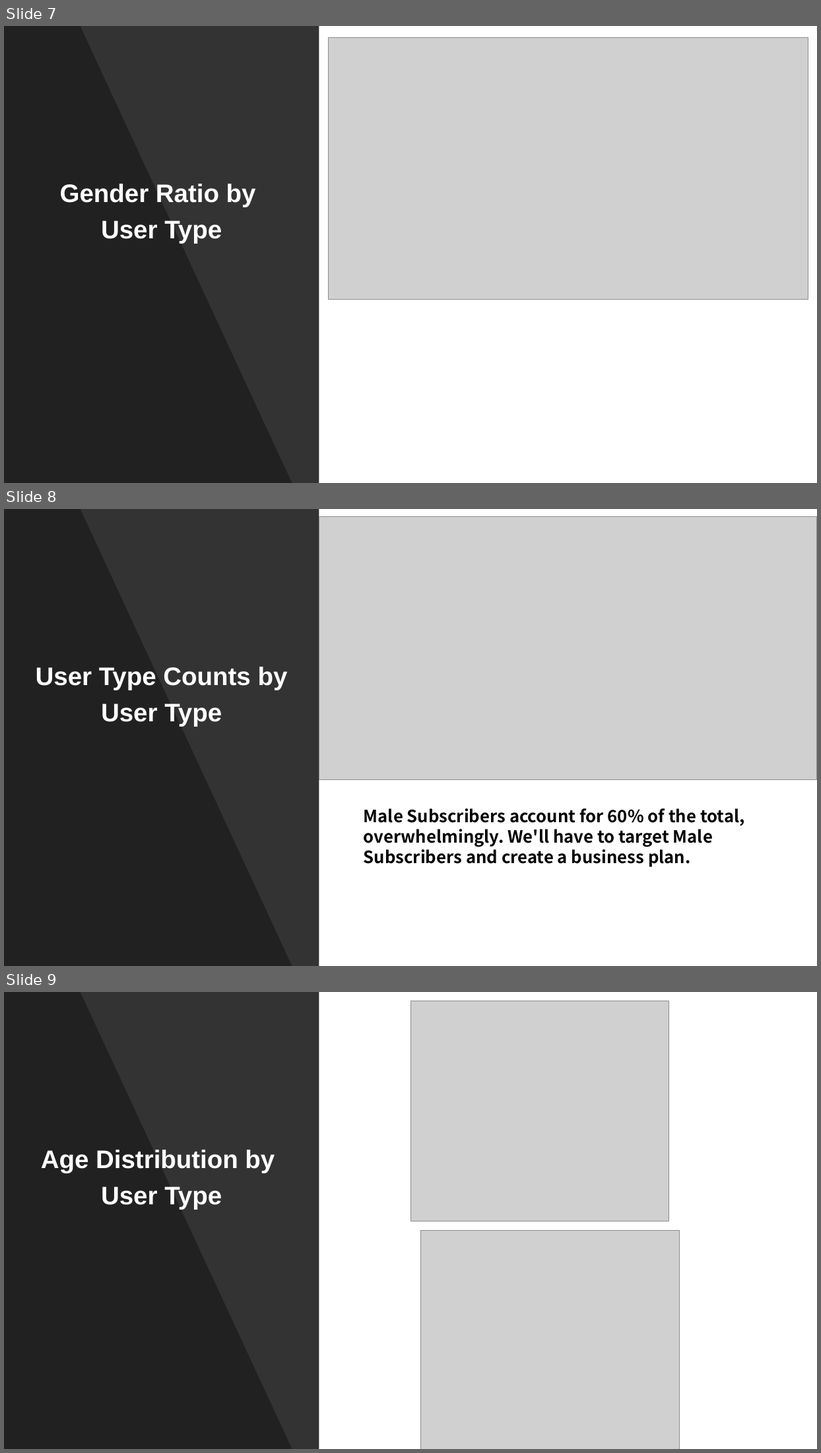
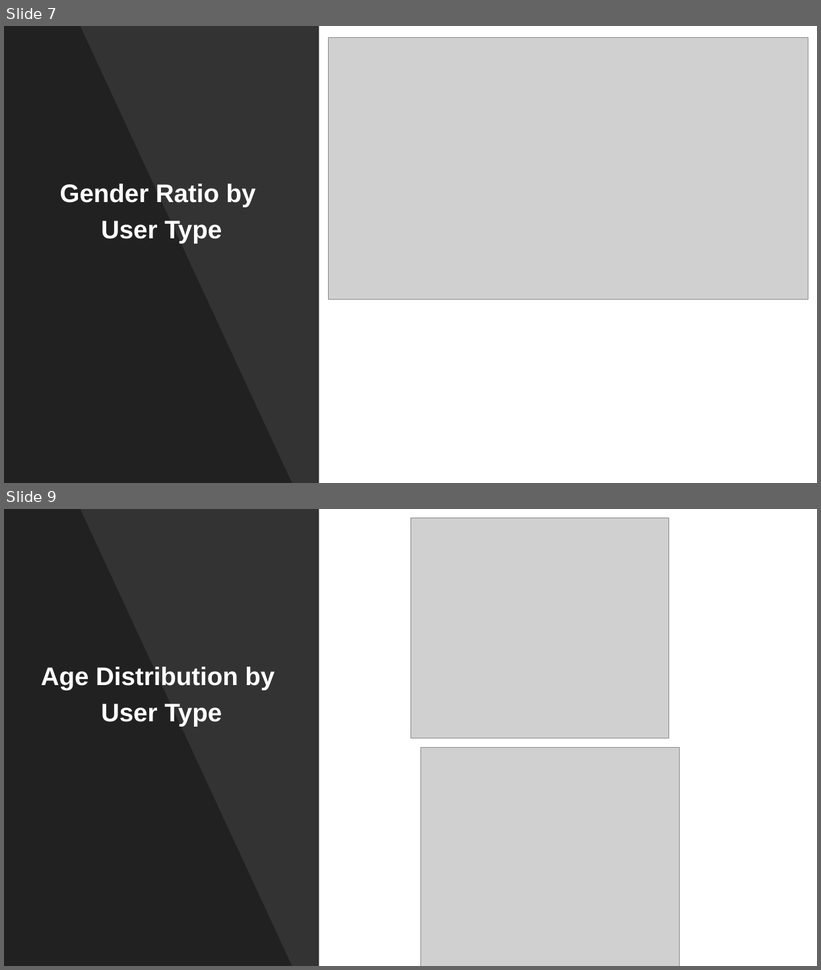
Before and after one commit to kkrlee/CitiBike-Capstone, a slide deck: Citi Bike.pptx. Shown one above the other, each under a label of ours: slides 7, 8 and 9 before the commit, slides 7 and 9 after it; the slides between them are not shown. The pictures are 821x1453 and 821x970 pixels, drawn with LibreOffice and Linux fonts; fonts in the diff are those of the drawing; grey boxes stand for pictures. Boxes give left, top, right and bottom in pixels: in the first picture for what was removed or moved away, otherwise in the second. Text is boxed around its words. In the diff, an @@ line names an element or a change of style, - is before the commit and + after.

```diff
--- a/Citi Bike.pptx
+++ b/Citi Bike.pptx
@@ slide 8 removed at (x1=4, y1=509, x2=817, y2=966), background #FFFFFF @@
@@ rectangle removed at (x1=4, y1=509, x2=319, y2=966) @@
@@ freeform shape removed at (x1=4, y1=509, x2=292, y2=966) @@
@@ picture removed at (x1=319, y1=516, x2=817, y2=780) @@
@@ subtitle removed at (x1=36, y1=667, x2=288, y2=726) @@
-User Type Counts by
-User Type
@@ text removed at (x1=364, y1=809, x2=745, y2=867) @@
-Male Subscribers account for 60% of the total, overwhelmingly. We'll have to target Male Subscribers and create a business plan.
```
Also in this commit, not shown: 7 slides changed, 3 slides added, 4 other slides removed, 1 other file.
